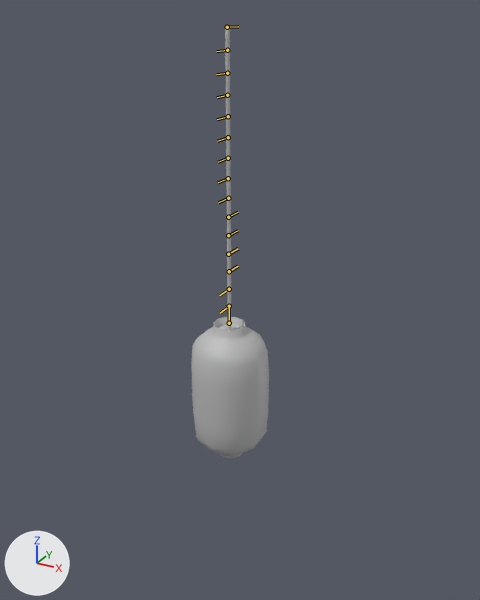
A saved change to the FBX model Assets/ART/Player/Lantern.fbx.
The view is the same before and after, from a camera (50 mm lens) standing at (1.24, -2.43, 0.95) and looking at (-0.06, -0.05, -0.24). Arrows for +X, +Y and +Z are at lower left; the lights stay in place. Both versions are drawn at the pose saved in each file; the numbers are the values there. The bones that bend it are drawn over the model as lines.

In view in the first picture: 'lantern'.
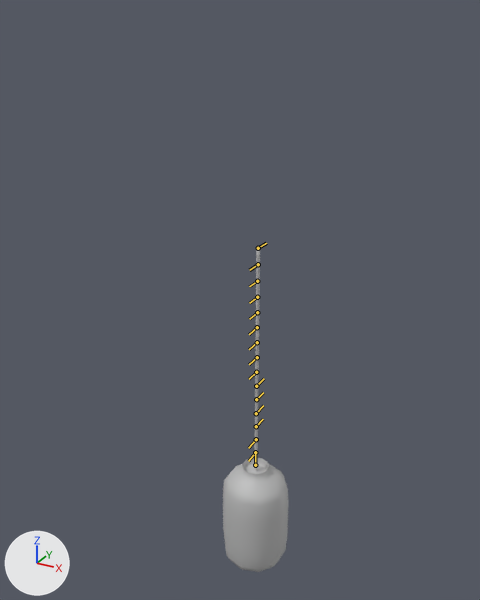
Pixel boxes (x1, y1, x2, y2) of what changed, in the pictures (480 x 600 px):
```json
{"object": "lantern", "change": "posed", "before": [191, 27, 269, 458], "after": [223, 248, 289, 572], "on screen": "15% narrower, 25% shorter"}
{"bone": "Lantern_01", "before": "(227, 27) to (238, 26)", "after": "(258, 248) to (266, 243)"}
```

Scene script edits in JSON lines:
```json
{"block": "bone_lantern_01", "where": "bone_lantern_01 = bpy.data.objects['Armature'].pose.bones['Lantern_01']"}
{"op": "set", "path": "bone_lantern_01.location", "old": "(0.0, 0.0, 0.0)", "new": "(88.9, 24.1, 0.0)"}
```
